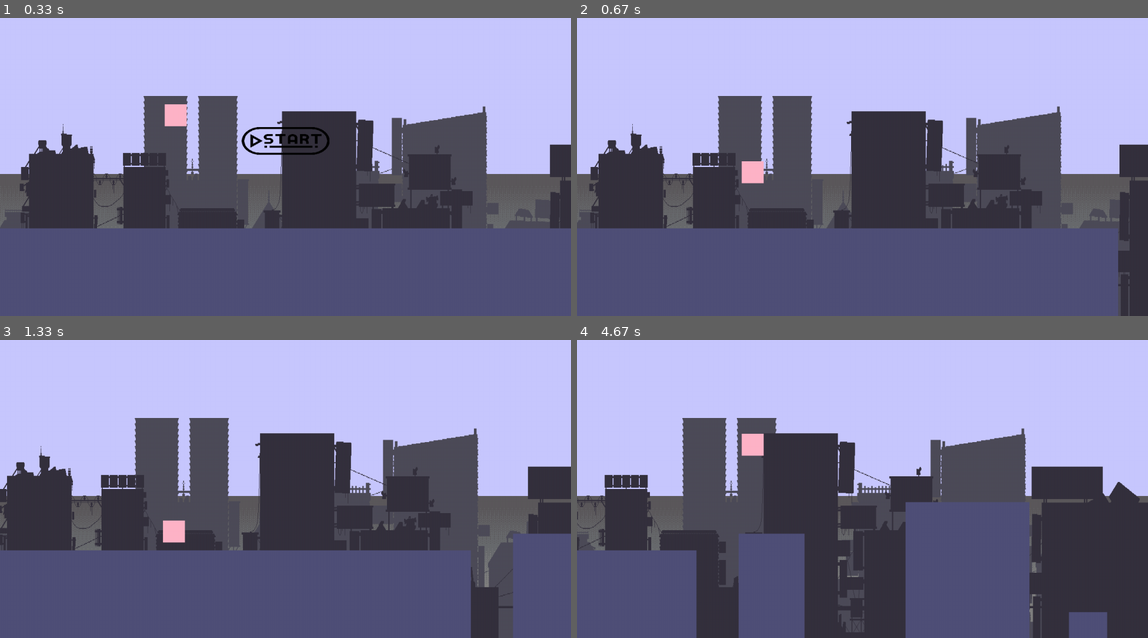
Above: before the commit, frames 1-4 (two rows, left to right).
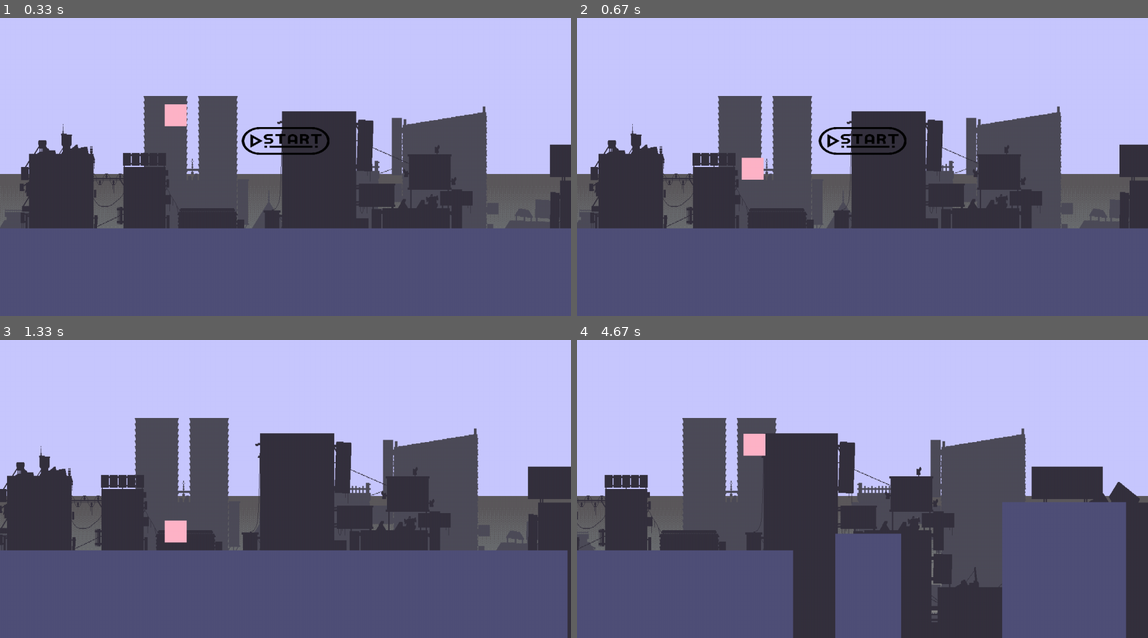
Above: after the commit, the same moments.

Repository: betra0/pygame3
Game: pygame game, started from main.py
Two runs of this game, one before a commit and one after it. Both use one fixed random seed, a clock stepped at 60 frames per second and the inputs below.
Inputs (mouse positions are in pixels of both pictures, inside the frame that each line leads up to):
- Up to frame 1 (0.33 s): no input
- Up to frame 2 (0.67 s): click (862, 140) at 0.38 s
- Up to frame 3 (1.33 s): hold A 0.67-1.2 s; move the mouse to (74, 429) at 0.7 s; hold A from 1.23 s (still down); tap Space at 1.3 s
- Up to frame 4 (4.67 s): tap Space at 1.6, 2.13, 2.43, 2.8, 3.1, 3.3, 3.6, 3.8, 4.13, 4.43, 4.63 s; release A at 1.63 s; hold D 2.07-2.7 s; hold A 2.73-3.2 s; hold D 3.23-3.7 s; hold W 3.73-4.03 s; hold D 4.07-4.53 s; hold A from 4.57 s (still down)

Frame 1 is identical in both runs. In frame 2, 2.2% of the frame differs, in the area x 28-100%, y 36-100%; in frame 3, 2.9%; in frame 4, 22%, in the area x 20-97%, y 31-100%.

Commit message:
implementando un nuevo sistema de layer que maneje todo los textos y botones en pantalla, y cambie var por contantes

Diff:
--- a/background.py
+++ b/background.py
@@ -1,5 +1,5 @@
 import pygame
-from var import (ancho, alto)
+from constantes import (ANCHO, ALTO)
 
 ASSET_WIDTH = 576
 ASSET_HEIGHT = 524
@@ -26,9 +26,9 @@
         self.file_num = file_num
         if (self.add_background):
             self.background_surf = pygame.image.load("sprites/1 Backgrounds/1/Night/1.png").convert_alpha()
-            self.background_surf = pygame.transform.scale(self.background_surf, (ancho,self.background_surf.get_height()))
+            self.background_surf = pygame.transform.scale(self.background_surf, (ANCHO,self.background_surf.get_height()))
             self.background_rect = self.background_surf.get_rect()
-            self.background_rect.y = alto - self.background_rect.height
+            self.background_rect.y = ALTO - self.background_rect.height
 
         self.surfaces = []
         self.rects = []
@@ -55,7 +55,7 @@
     def setup_assets(self):
         for i, pos in enumerate(self.positions):
             pos.x = ASSET_WIDTH * i
-            pos.y = alto - self.rects[i].height + self.y_offset
+            pos.y = ALTO - self.rects[i].height + self.y_offset
             self.rects[i].x = pos.x
             self.rects[i].y = pos.y
 
--- a/botones.py
+++ b/botones.py
@@ -1,10 +1,10 @@
-from var import *
+from constantes import *
 import pygame
 from clasespy import objetopy
 import os
 dir = "sprites/"
 
-class Boton_palay(objetopy):
+class Boton_play(objetopy):
     def __init__(self,  x, y, tamaño):
         super().__init__(x, y)
         ancho_p = 4
--- a/clasespy.py
+++ b/clasespy.py
@@ -1,11 +1,11 @@
-from var import *
+from constantes import *
 import pygame
 
 class objetopy(pygame.sprite.Sprite):
     def __init__(self, x=0, y=0):
         super().__init__()
         self.posx, self.posy = x, y
-        self.tamaño = tamaño_player
+        self.tamaño = 50
         self.image = pygame.Surface((self.tamaño, self.tamaño))
         self.image.fill((100, 128, 255))
         self.rect = self.image.get_rect()
@@ -38,8 +38,8 @@
         self.rect.center =round(self.posx), round(self.posy)
 
     def simularparedes(self):
-        if self.posy+self.tamaño/2 > alto:
-            self.posy = alto-self.tamaño/2
+        if self.posy+self.tamaño/2 > ALTO:
+            self.posy = ALTO-self.tamaño/2
             self.savepos(y = self.posy)
 
     def simulargravedad(self):
@@ -49,7 +49,7 @@
         retorno = False
         if not self.sueloartificial :
 
-            if self.posy+self.tamaño/2+n >= alto and pizolimite:
+            if self.posy+self.tamaño/2+n >= ALTO and pizolimite:
                 retorno = True
         else:
             retorno = True
@@ -68,7 +68,7 @@
             self.velx += fricion
     def killxlimit(self ,limitleft = True, limitecaida = True, limite2 = True, limitetecho =True):
         #print(self.rect.top,  self.rect.right)
-        if limitecaida and self.rect.top > alto+15:
+        if limitecaida and self.rect.top > ALTO+15:
 
             self.iskill = True
         if limitleft and self.rect.right < -10:
--- /dev/null
+++ b/constantes.py
@@ -0,0 +1,7 @@
+ANCHO =1300
+ANCHOINGAME= 1300
+ALTO = 800
+LIMITEINTERIOR =(ANCHO-ANCHOINGAME)//2
+SIZE = (ANCHO, ALTO)
+
+TAMAÑO_PLAYER = 50
--- a/game.py
+++ b/game.py
@@ -2,16 +2,16 @@
 from jugador import (Jugador, objetopy)
 from pygame.locals import (K_UP, K_DOWN, K_LEFT, K_RIGHT,
             K_ESCAPE, KEYDOWN, QUIT, K_w, K_s, K_d, K_a, K_SPACE)
-from var import (size, ancho, alto)
+from constantes import *
 from background import Background
 from plataformas import Plataforma
-from botones import Boton_palay
+from layer import layers
 import random
 class Game():
     def __init__(self):
         pygame.init()
         pygame.mixer.init()
-        self.ventana = pygame.display.set_mode(size)
+        self.ventana = pygame.display.set_mode(SIZE)
         pygame.display.set_caption("PY GAME")
         self.limitfps = pygame.time.Clock()
         self.initialize()
@@ -21,13 +21,14 @@
         self.all = pygame.sprite.Group()
         self.fondo = pygame.sprite.Group()
         self.plataformas= pygame.sprite.Group()
-        self.botones = pygame.sprite.Group()
         #=============FIN====================
         #============0Init objetos0========
         self.jugador1 = Jugador()
-        self.plataforma = Plataforma(ancho, ancho/2, 600)
+        self.plataforma = Plataforma(ANCHO, ANCHO/2, 600)
         self.background1 = Background(True, 20, "2", 0)
         self.background2 = Background(False, 50, "3", 40)
+        #init administrador de layer
+        self.layers =layers()
         #================FIN===============
         #==============ADD.Group========
         self.all.add(self.plataforma)
@@ -56,18 +57,18 @@
 
     def menurun(self):
         #inicializar botonoes menu
-        self.initlayermenu()
+
         while self.run:
             self.event()
             self.calculardelta()
             self.update(True)
             self.colisiones()
             self.render()
-            if self.pressed_space or self.botonplay.botonpresionado:
+            if self.pressed_space:
                 break
             self.limitfps.tick(60)
 
-        self.killgroup(self.botones)
+        self.layers.menuoff()
         self.mainrun()
         return self.salir
 
@@ -111,13 +112,14 @@
         else:
             self.jugador1.update(True)
         self.fondo.update(self.delta_time)
-        self.botones.update()
+        self.layers.update()
 
     def render(self):
         self.ventana.fill((200, 200, 255))
         for backgroundlol in self.fondo:
             backgroundlol.render(self.ventana)
         self.all.draw(self.ventana)
+        self.layers.draw(self.ventana)
 
         pygame.display.flip()
 
@@ -156,8 +158,8 @@
 
             distancia_maxima = 350
             newancho = random.randint(70, 500)
-            x = ancho + newancho//2
-            newalto = random.randint(450,alto-50)
+            x = ANCHO + newancho//2
+            newalto = random.randint(450,ALTO-50)
             self.plataforma1 = Plataforma(newancho, x, newalto)
 
             self.all.add(self.plataforma1)
@@ -207,12 +209,8 @@
                 self.jugador1.velx = 0
 
     def initlayermenu(self):
-        self.botonplay = Boton_palay(ancho/2, alto/2, 50)
-
-
-        #====== add goup====
-        self.all.add(self.botonplay)
-        self.botones.add(self.botonplay)
+        pass
+
 
     def statusobjet(self):
         if self.jugador1.statuskill():
--- a/jugador.py
+++ b/jugador.py
@@ -1,4 +1,4 @@
-from var import *
+from constantes import *
 import pygame
 from pygame.locals import (K_UP, K_DOWN, K_LEFT, K_RIGHT,
             K_ESCAPE, KEYDOWN, QUIT, K_w, K_s, K_d, K_a, K_SPACE)
--- /dev/null
+++ b/layer.py
@@ -0,0 +1,55 @@
+from botones import Boton_play
+import pygame
+from constantes import *
+
+"""layer es el que va a controlar botones
+  y textos que apareceran en el menu de pausa y el de comenzar
+tambien sera el encargado de manejar los textos
+mientras se ejecuta el main run, como el score"""
+class layers():
+    def __init__(self) -> None:
+        self.botones = pygame.sprite.Group()
+        self.menulayer = pygame.sprite.Group()
+        self.pausalayer = pygame.sprite.Group()
+        self.mainrun = pygame.sprite.Group()
+
+        self.pausa = False
+        self.menu = True
+        self.main = False
+
+        self.initmenu()
+    def initpausa(self):
+        pass
+    def initmenu(self):
+        self.botonplay = Boton_play(ANCHO/2, ALTO/2, 50)
+        self.menulayer.add(self.botonplay)
+    def initmainrun(self):
+        pass
+    def pausaon(self):
+        self.pausa = True
+        pass
+    def pausaoff(self):
+        self.pausa = False
+    def mainon(self):
+        self.main = True
+    def mainoff(self):
+        self.main = False
+    def menuoff(self):
+        self.menu = False
+
+
+    def update(self):
+        if self.menu:
+            self.menulayer.update()
+        if self.pausa:
+            self.pausalayer.update()
+        if self.main:
+            self.mainrun.update()
+        pass
+    def draw(self, ventana):
+        if self.menu:
+            self.menulayer.draw(ventana)
+        if self.pausa:
+            self.pausalayer.draw(ventana)
+        if self.main:
+            self.mainrun.draw(ventana)
--- a/plataformas.py
+++ b/plataformas.py
@@ -1,12 +1,12 @@
-from var import *
+from constantes import *
 import pygame
 from clasespy import objetopy
 
 class Plataforma(objetopy):
     def __init__(self, ancho_plataforma, x, ytop):
-        y = ((alto -ytop))//2+ytop
+        y = ((ALTO -ytop))//2+ytop
         super().__init__(x, y)
-        self.image = pygame.Surface((ancho_plataforma, ((alto -ytop))))
+        self.image = pygame.Surface((ancho_plataforma, ((ALTO -ytop))))
         self.image.fill((80, 80, 120))
         self.initrect()
         self.info = "hola que hace dsajkl"
--- a/var.py
+++ /dev/null
@@ -1,7 +0,0 @@
-ancho =1300
-anchoingame= 1300
-alto = 800
-limiteinterior =(ancho-anchoingame)//2
-size = (ancho, alto)
-
-tamaño_player = 50
